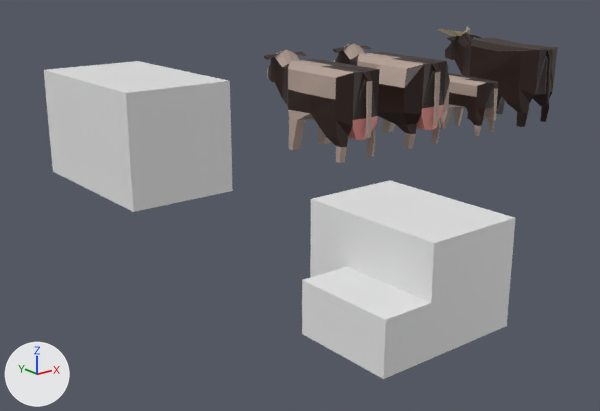
A saved change to the Blender file stuff/Animals/Cow/Model/Cow.blend.
One viewpoint serves both versions: a 50 mm camera at (-16.2, -18.1, 6.4) aimed at (-2.1, -0.5, -0.7). Lighting does not change. The marker at lower left points along +X, +Y and +Z.

The scene before the commit, as lines of its bpy script (objects in view):
```python
me_cube_001 = bpy.data.meshes.new('Cube.001')
me_cube_001.from_pydata(...)  # a box spanning x 0.0..2.0, y 0.0..2.0, z 0.0..2.0
me_cube_002 = bpy.data.meshes.new('Cube.002')
me_cube_002.from_pydata(...)  # a box spanning x 0.0..1.99, y 0.0..1.49, z 0.0..1.49
me_cube_004 = bpy.data.meshes.new('Cube.004')
me_cube_004.from_pydata(...)  # a box spanning x 0.0..2.64, y 0.0..2.38, z 0.0..2.38
me_cube_007 = bpy.data.meshes.new('Cube.007')
me_cube_007.from_pydata(...)  # 191 vertices, 166 faces; spans x 0.14..1.86, y -0.07..4.96, z 0.0..3.06
# faces by material slot: [91, 61, 14]
me_cube_007.materials.append(mat_cow_main)  # beige #b39f94
me_cube_007.materials.append(mat_cow_black)  # black #281107
me_cube_007.materials.append(mat_cow_tity)  # pink #e7928c
ob_big = bpy.data.objects.new('Big', me_cube_004)
ob_big.location = (-4.01, 0.01, 0.0)
ob_big.rotation_euler = (0.0, 0.0, 1.571)  # degrees (0, 0, 90)
ob_big.scale = (1.89, 1.26, 1.26)
ob_cow_female = bpy.data.objects.new('Cow Female', me_cube_007)
ob_cow_female.location = (0.0, 0.0, 0.0)
ob_small = bpy.data.objects.new('Small', me_cube_001)
ob_small.location = (-5.01, -9.99, 0.0)
ob_small.rotation_euler = (0.0, 0.0, 1.571)  # degrees (0, 0, 90)
ob_small.scale = (1.5, 1.0, 1.0)
ob_very_small = bpy.data.objects.new('Very Small', me_cube_002)
ob_very_small.location = (-7.01, -10.0, 0.0)
ob_very_small.rotation_euler = (0.0, 0.0, 1.571)  # degrees (0, 0, 90)
ob_very_small.scale = (1.0, 0.67, 0.67)
# also in view: 'Cow Female.003' at (10.0, 2.4, 1.5); 'Cow Female.001' at (4.0, 2.4, 1.5); 'Cow Female.002' at (7.0, 1.7, 1.1)
```
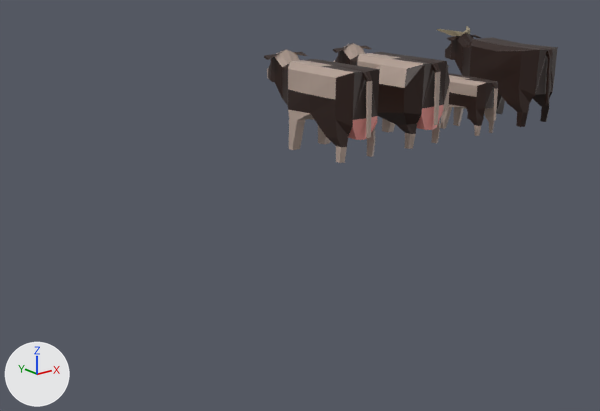
The change, as a diff of the scene's bpy script:
```diff
--- a/stuff/Animals/Cow/Model/Cow.blend.py
+++ b/stuff/Animals/Cow/Model/Cow.blend.py
@@ ob_small @@
-ob_small = bpy.data.objects.new('Small', me_cube_001)
-ob_small.location = (-5.01, -9.99, 0.0)
-ob_small.rotation_euler = (0.0, 0.0, 1.571)  # degrees (0, 0, 90)
-ob_small.scale = (1.5, 1.0, 1.0)
@@ ob_very_small @@
-ob_very_small = bpy.data.objects.new('Very Small', me_cube_002)
-ob_very_small.location = (-7.01, -10.0, 0.0)
-ob_very_small.rotation_euler = (0.0, 0.0, 1.571)  # degrees (0, 0, 90)
-ob_very_small.scale = (1.0, 0.67, 0.67)
@@ ob_big @@
-ob_big = bpy.data.objects.new('Big', me_cube_004)
-ob_big.location = (-4.01, 0.01, 0.0)
-ob_big.rotation_euler = (0.0, 0.0, 1.571)  # degrees (0, 0, 90)
-ob_big.scale = (1.89, 1.26, 1.26)
```

Pixel boxes [x1, y1, x2, y2] of what changed, in the pictures (600 x 411 px):
'Big', deleted
    before: [44, 61, 233, 212]
'Small', deleted
    before: [310, 180, 515, 360]
'Very Small', deleted
    before: [302, 266, 431, 379]
